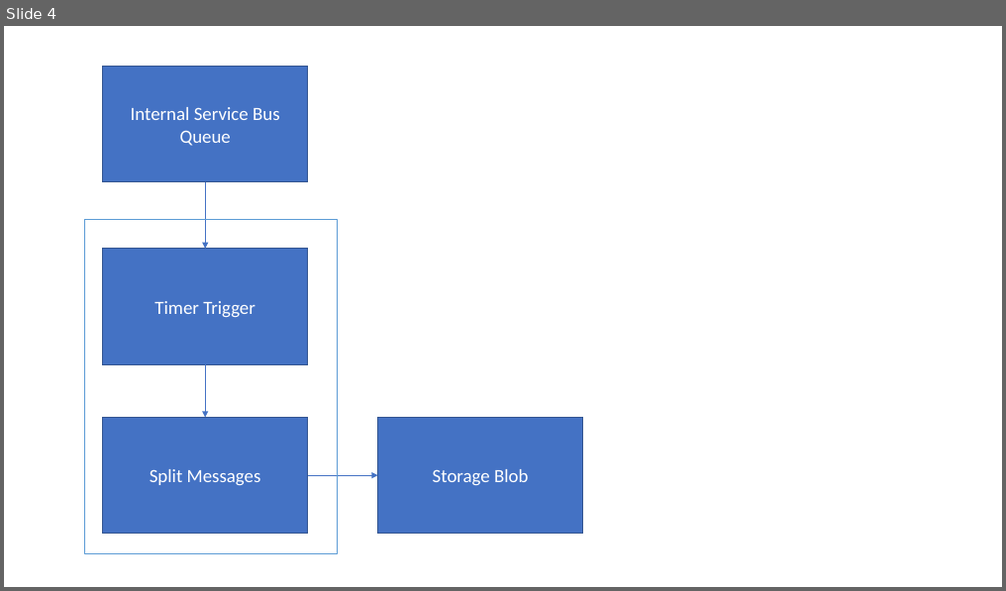
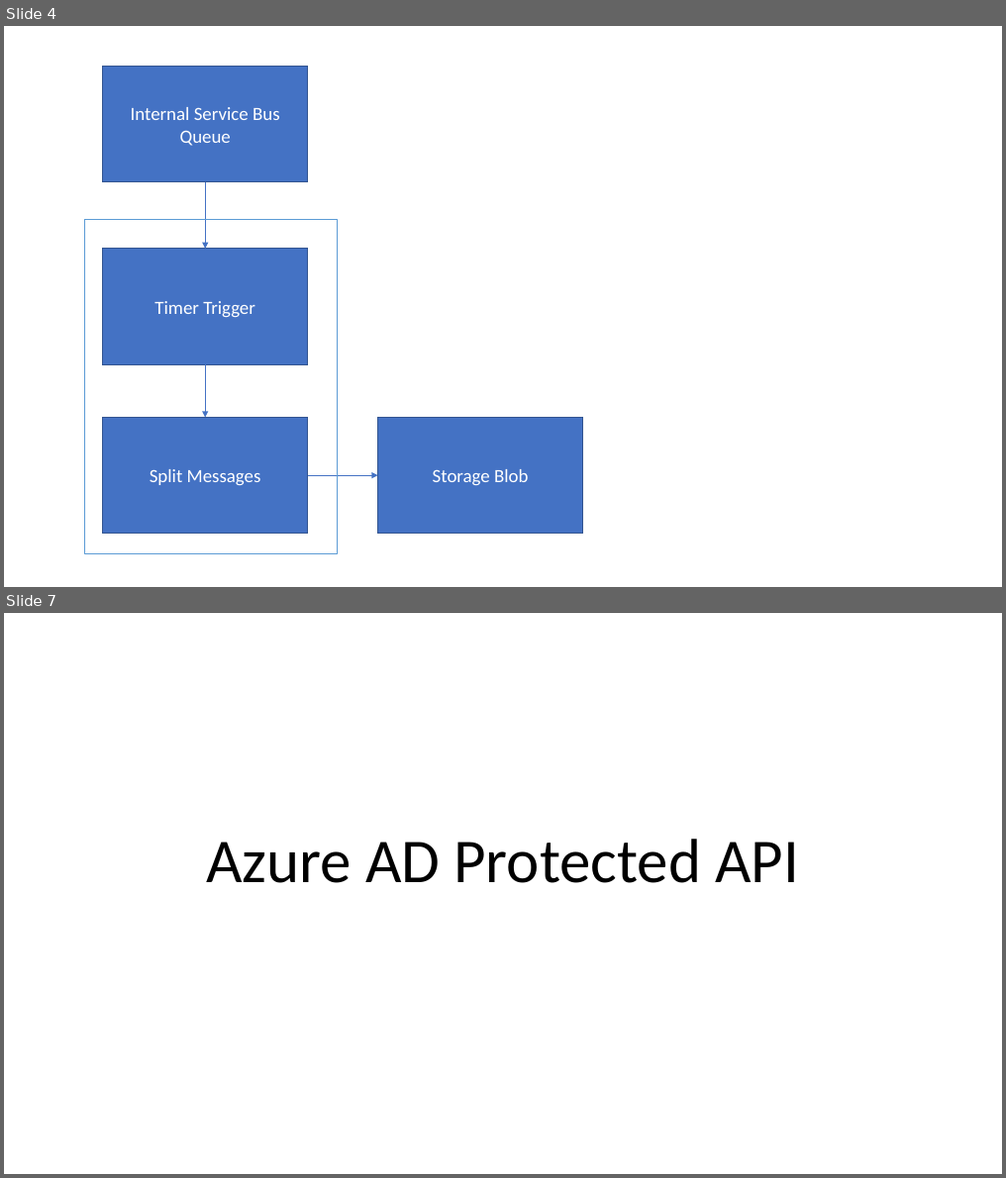
Before and after one commit to michael-chi/azure-eai, a slide deck: doc/contoso-receiver-adapter.pptx. Shown one above the other, each under a label of ours: slide 4 before the commit, slides 4 and 7 after it; the slides between them are not shown. The pictures are 1006x591 and 1006x1178 pixels, drawn with LibreOffice and Linux fonts; fonts in the diff are those of the drawing. Boxes give left, top, right and bottom in pixels: in the first picture for what was removed or moved away, otherwise in the second. Text is boxed around its words. In the diff, an @@ line names an element or a change of style, - is before the commit and + after.

```diff
--- a/doc/contoso-receiver-adapter.pptx
+++ b/doc/contoso-receiver-adapter.pptx
@@ slide 7 added at [4, 613, 1002, 1174], background #FFFFFF @@
@@ title added at [206, 839, 800, 883], 60 pt, text #000000 @@
+Azure AD Protected API
```
Also in this commit, not shown: 3 other slides added, 14 other files.
